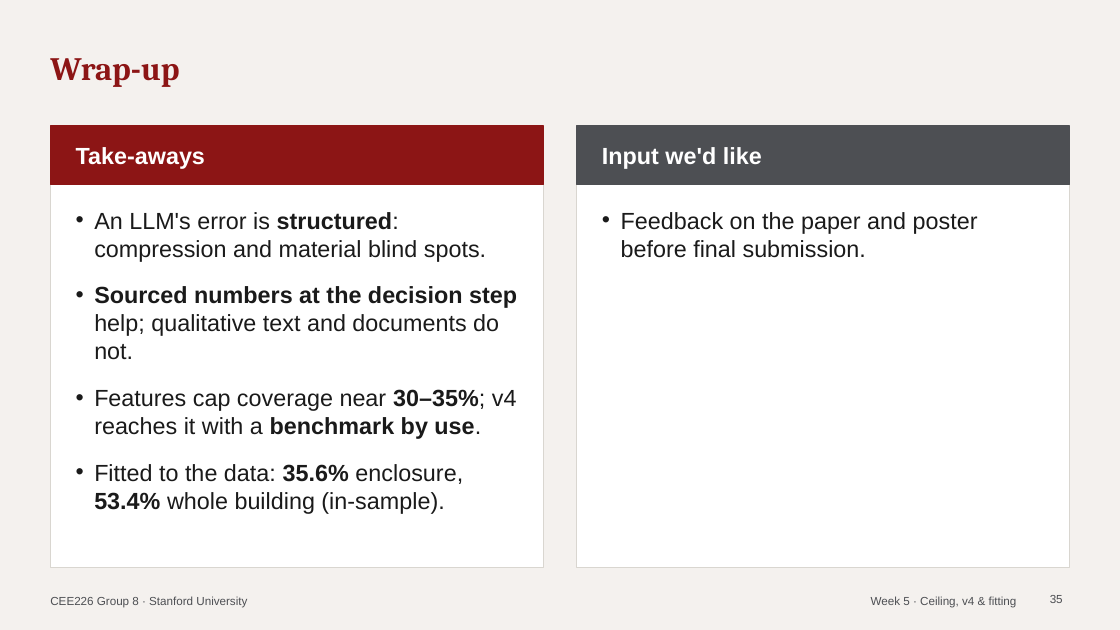
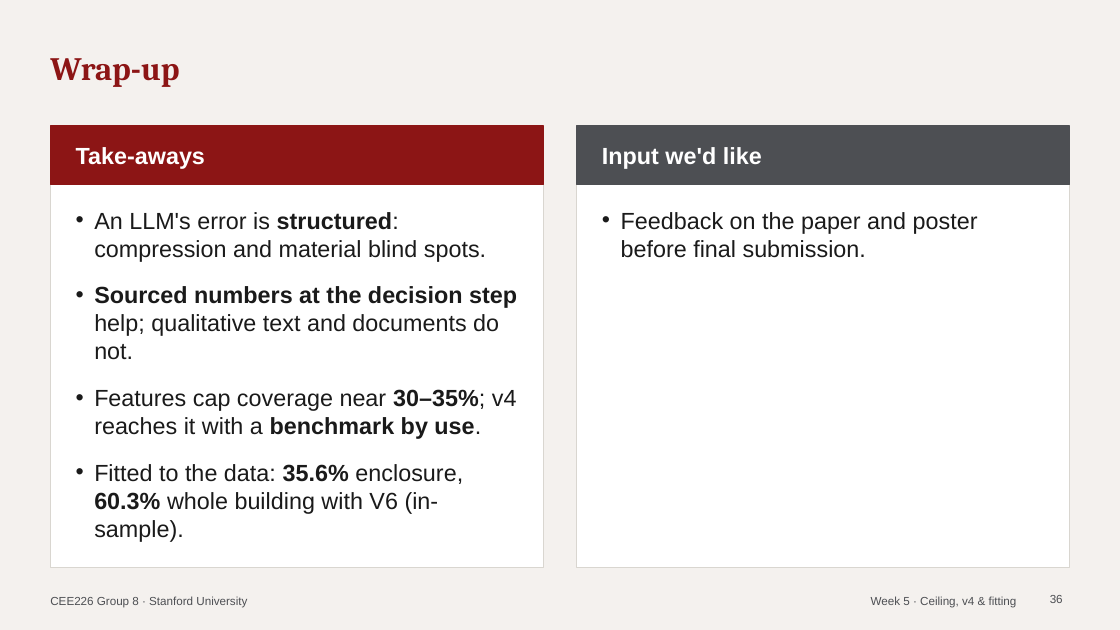
Before and after one commit to HeshanChen/CEE226LCA, a slide deck: slide 36 of report/weekly/weekly_updates.pptx (slide 35 before the commit). Drawn at 1120x630 pixels with LibreOffice and Linux fonts; fonts in the diff are those of the drawing. Boxes give left, top, right and bottom in pixels: in the first picture for what was removed or moved away, otherwise in the second. Text is boxed around its words. In the diff, an @@ line names an element or a change of style, - is before the commit and + after.

```diff
--- a/report/weekly/weekly_updates.pptx
+++ b/report/weekly/weekly_updates.pptx
@@ text at (94,464,463,542): text changed @@
-• Fitted to the data: 35.6% enclosure, 53.4% whole building (in-sample).
+• Fitted to the data: 35.6% enclosure, 60.3% whole building with V6 (in-sample).
```
Also in this commit, not shown: 2 other slides changed, 1 slide added, 23 other files.
